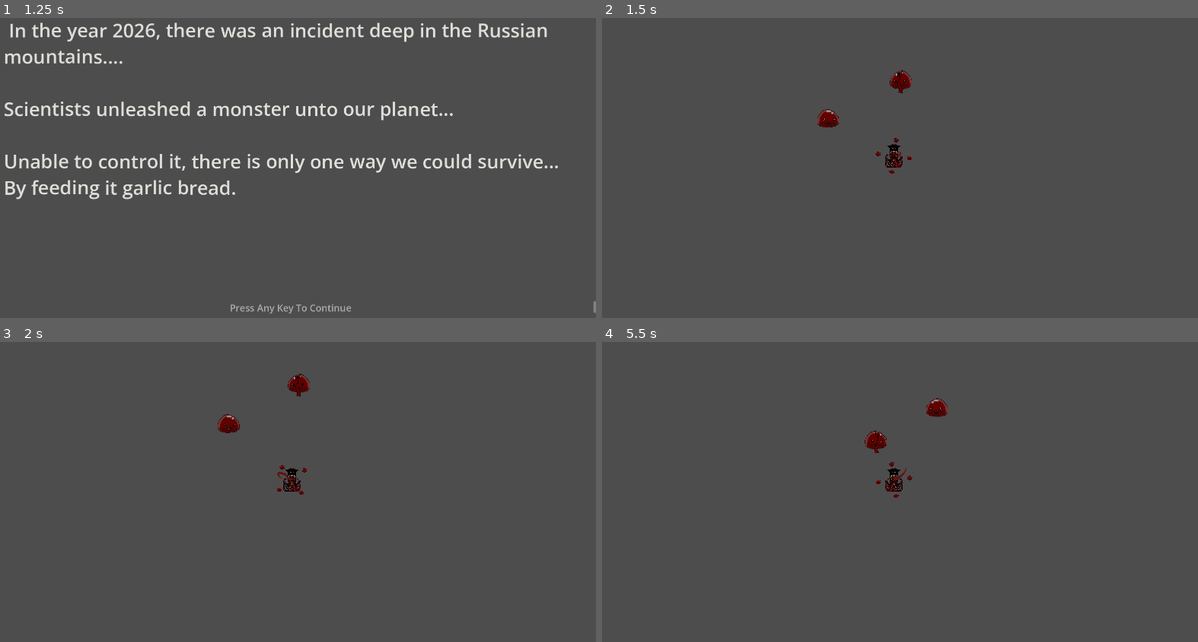
Above: before the commit, frames 1-4 (two rows, left to right).
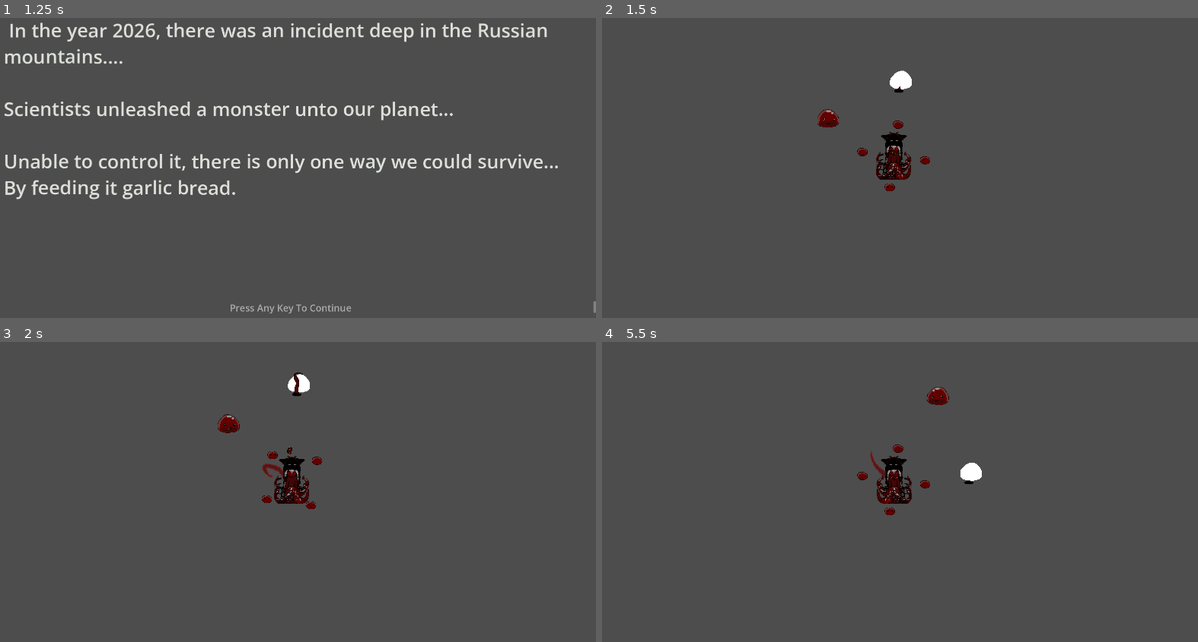
Above: after the commit, the same moments.

Repository: Falmenca/Garlic-Bread
Game: Godot game, scene res://Pages/Menus/Main_Menu.tscn
Two runs of this game, one before a commit and one after it. Both use one fixed random seed, a clock stepped at 60 frames per second and the inputs below.
Inputs (mouse positions are in pixels of both pictures, inside the frame that each line leads up to):
- Up to frame 1 (1.25 s): tap Enter (ui_accept) at 0.5 s; move the mouse to (423, 138) at 0.52 s; hold D (right) from 0.53 s (still down); hold Enter (ui_accept) from 0.53 s (still down); click (423, 138) at 0.67 s
- Up to frame 2 (1.5 s): move the mouse to (774, 174) at 1.27 s; release D (right) at 1.28 s; release Enter (ui_accept) at 1.28 s; hold S (down) from 1.28 s (still down); tap Enter (ui_accept) at 1.35 s
- Up to frame 3 (2 s): keep holding S (down); tap Enter (ui_accept) at 1.52, 1.82 s
- Up to frame 4 (5.5 s): move the mouse to (953, 405) at 2.02 s; release S (down) at 2.03 s; hold D (right) 2.03-2.78 s; hold Enter (ui_accept) 2.03-2.78 s; move the mouse to (864, 549) at 2.77 s; hold Up (ui_up) 2.78-3.53 s; tap Enter (ui_accept) at 2.85, 3.02, 3.32, 4.35, 4.52, 4.82 s; click (864, 549) at 2.92 s; move the mouse to (1078, 531) at 3.52 s; hold Enter (ui_accept) 3.53-4.28 s; hold A (left) 3.53-5.03 s; move the mouse to (709, 429) at 4.27 s; move the mouse to (923, 480) at 5.02 s; hold S (down) from 5.03 s (still down); hold Enter (ui_accept) from 5.03 s (still down); click (923, 480) at 5.17 s

Frame 1 is identical in both runs. In frame 2, 0.9% of the frame differs, in the area x 42-56%, y 17-58%; in frame 3, 1.1%; in frame 4, 1.5%, in the area x 42-64%, y 14-58%.

Commit message:
orb and grab
orb, grab and whipp work, lacking stat adjustement like damage attack speed, level, etc.

Diff:
--- a/garlic/Levels/01/Level_1.tscn
+++ b/garlic/Levels/01/Level_1.tscn
@@ -1,13 +1,13 @@
 [gd_scene format=3 uid="uid://dlgexqpnls33n"]
 
 [ext_resource type="PackedScene" uid="uid://dwcp4mrk143jq" path="res://Scripts/Player/goregirl.tscn" id="1_48qom"]
+[ext_resource type="Script" uid="uid://3ydraraalisp" path="res://Scripts/Player/attackspawner.gd" id="4_7rj6t"]
 [ext_resource type="PackedScene" uid="uid://bkoag1up2hdio" path="res://Scripts/Utilities/Pause.tscn" id="10_l27a8"]
 [ext_resource type="Script" uid="uid://b6h2qhu63w5lb" path="res://Scripts/enemy/enemySpawner.gd" id="11_48qom"]
 
 [node name="Level1" type="Node2D" unique_id=810896735]
 
 [node name="Goregirl" parent="." unique_id=435559364 instance=ExtResource("1_48qom")]
-scale = Vector2(0.5, 0.5)
 motion_mode = 0
 speed = 800
 
@@ -18,3 +18,6 @@
 
 [node name="EnemySpawner" type="Node" parent="." unique_id=223161783]
 script = ExtResource("11_48qom")
+
+[node name="AttackSpawner" type="Node" parent="." unique_id=1993786272]
+script = ExtResource("4_7rj6t")
--- a/garlic/Scripts/Attacks/grab.gd
+++ b/garlic/Scripts/Attacks/grab.gd
@@ -1,26 +1,47 @@
 extends Node2D
 
-var closest
-var timer = 1.0
+var level
+var target
+var timer = 4
+var dmg_timer = 4
+var dmg_tick_length = 0.5
+var damage = 1
 var stored_speed
+@onready var anim = $AnimationPlayer
 
 func _ready() -> void:
-	closest = Global.find_closest_in_group(global_position, "enemies")
-	if closest:
-		global_position = closest.global_position
-		stored_speed = closest.speed
-		closest.speed = 0
-		z_index = closest.z_index+1
+	#looks for valid target if no enemies spawned disappear
+	target = Global.find_closest_in_group(global_position, "enemies")
+	if target:
+		global_position = target.global_position
+		stored_speed = target.speed
+		target.speed = 0
+		z_index = target.z_index+1
+		anim.play("attack")
+		anim.animation_finished.connect(func(anim_name):
+			if anim_name == "attack":
+				anim.play("loop"))
 	else:
 		queue_free()
 
 func _physics_process(delta: float) -> void:
-	if closest:
-		global_position = closest.global_position
+	#single target damage handling, no hitboxes
+	if is_instance_valid(target):
 		if timer > 0:
-			timer-=delta
+			if timer < dmg_timer:
+				damage_enemy()
+				dmg_timer -= dmg_tick_length
+			timer -= delta
 		else:
-			closest.speed = stored_speed
+			target.speed = stored_speed
 			queue_free()
 	else:
 		queue_free()
+
+
+func damage_enemy() -> void:
+	if target.health<damage:
+		target._death()
+		queue_free()
+	else:
+		target.take_damage(damage)
--- a/garlic/Scripts/Attacks/grab.tscn
+++ b/garlic/Scripts/Attacks/grab.tscn
@@ -3,10 +3,70 @@
 [ext_resource type="Script" uid="uid://ctb58jvrr70v0" path="res://Scripts/Attacks/grab.gd" id="1_dwqbd"]
 [ext_resource type="Texture2D" uid="uid://jfcmhl7wp2uv" path="res://Assets/Attacks/grabby.png" id="2_dwqbd"]
 
+[sub_resource type="Animation" id="Animation_dwqbd"]
+length = 0.001
+tracks/0/type = "value"
+tracks/0/imported = false
+tracks/0/enabled = true
+tracks/0/path = NodePath("Sprite2D:frame")
+tracks/0/interp = 1
+tracks/0/loop_wrap = true
+tracks/0/keys = {
+"times": PackedFloat32Array(0),
+"transitions": PackedFloat32Array(1),
+"update": 1,
+"values": [0]
+}
+
+[sub_resource type="Animation" id="Animation_s4slw"]
+resource_name = "attack"
+step = 0.1
+tracks/0/type = "value"
+tracks/0/imported = false
+tracks/0/enabled = true
+tracks/0/path = NodePath("Sprite2D:frame")
+tracks/0/interp = 1
+tracks/0/loop_wrap = true
+tracks/0/keys = {
+"times": PackedFloat32Array(0, 0.1, 0.2, 0.3, 0.4, 0.5, 0.6, 0.7, 0.8),
+"transitions": PackedFloat32Array(1, 1, 1, 1, 1, 1, 1, 1, 1),
+"update": 1,
+"values": [0, 1, 2, 3, 4, 5, 6, 7, 8]
+}
+
+[sub_resource type="Animation" id="Animation_f23fv"]
+resource_name = "loop"
+loop_mode = 1
+step = 0.125
+tracks/0/type = "value"
+tracks/0/imported = false
+tracks/0/enabled = true
+tracks/0/path = NodePath("Sprite2D:frame")
+tracks/0/interp = 1
+tracks/0/loop_wrap = true
+tracks/0/keys = {
+"times": PackedFloat32Array(0, 0.125, 0.25, 0.375, 0.5, 0.625, 0.75),
+"transitions": PackedFloat32Array(1, 1, 1, 1, 1, 1, 1),
+"update": 1,
+"values": [8, 9, 10, 11, 10, 9, 8]
+}
+
+[sub_resource type="AnimationLibrary" id="AnimationLibrary_edq8g"]
+_data = {
+&"RESET": SubResource("Animation_dwqbd"),
+&"attack": SubResource("Animation_s4slw"),
+&"loop": SubResource("Animation_f23fv")
+}
+
 [node name="Grab" type="Node2D" unique_id=1638182750]
 script = ExtResource("1_dwqbd")
 
 [node name="Sprite2D" type="Sprite2D" parent="." unique_id=1799213531]
-position = Vector2(31, -3)
-scale = Vector2(2, 2)
+position = Vector2(-27, -55)
+scale = Vector2(1.5, 1.5)
 texture = ExtResource("2_dwqbd")
+hframes = 3
+vframes = 4
+
+[node name="AnimationPlayer" type="AnimationPlayer" parent="." unique_id=1745531743]
+libraries/ = SubResource("AnimationLibrary_edq8g")
--- a/garlic/Scripts/Attacks/orbital.gd
+++ b/garlic/Scripts/Attacks/orbital.gd
@@ -1,5 +1,6 @@
 extends Node2D
 
+var level
 var closest
 var orb_distance=500
 var orb_count=1
@@ -18,8 +19,7 @@
 
 func _physics_process(delta: float) -> void:
 	for i in range(orbs.size()):
-		orbs[i].position = pos_on_circle(orb_distance, (current_angle+i)*TAU/orbs.size())
+		orbs[i].position = Global.player.position + pos_on_circle(orb_distance, (current_angle+i)*TAU/orbs.size())
 	current_angle += delta
-
 func pos_on_circle(distance: int, angle: float) -> Vector2:
 	return Vector2(cos(angle), sin(angle))*distance
--- a/garlic/Scripts/Attacks/orbital.tscn
+++ b/garlic/Scripts/Attacks/orbital.tscn
@@ -2,17 +2,30 @@
 
 [ext_resource type="Script" uid="uid://ct6nnhc7j05j4" path="res://Scripts/Attacks/orbital.gd" id="1_n8530"]
 [ext_resource type="Texture2D" uid="uid://c86j0jxi8sv7b" path="res://Assets/Enemy/goreslime spritesheet.png" id="2_3qh5d"]
+[ext_resource type="Script" uid="uid://dwed140n0wta7" path="res://Scripts/hitbox.gd" id="3_cqhkt"]
+
+[sub_resource type="CircleShape2D" id="CircleShape2D_247oy"]
+radius = 80.00625
 
 [node name="Orbital" type="Node2D" unique_id=506878377]
 script = ExtResource("1_n8530")
 
 [node name="Orb" type="Node2D" parent="." unique_id=1723026768]
 
-[node name="GoreslimeSpritesheet" type="Sprite2D" parent="Orb" unique_id=1778417521]
+[node name="Sprite2D" type="Sprite2D" parent="Orb" unique_id=1778417521]
 position = Vector2(-53, -258)
 texture = ExtResource("2_3qh5d")
 hframes = 3
 vframes = 3
 frame = 4
 
+[node name="Hitbox" type="Area2D" parent="Orb" unique_id=1857187604]
+collision_layer = 2
+collision_mask = 4
+script = ExtResource("3_cqhkt")
+metadata/_custom_type_script = "uid://dwed140n0wta7"
+
+[node name="CollisionShape2D" type="CollisionShape2D" parent="Orb/Hitbox" unique_id=44565491]
+shape = SubResource("CircleShape2D_247oy")
+
 [node name="Camera2D" type="Camera2D" parent="." unique_id=270903516]
--- a/garlic/Scripts/Attacks/poison.gd
+++ b/garlic/Scripts/Attacks/poison.gd
@@ -1,27 +1,28 @@
 extends Node2D
 
-var distance = randf_range(200,400)
-var closest
+var level
+var distance = randf_range(400,1000)
+var target
 var angle
 var land_pos: Vector2
 var speed = 200
 
 func _ready() -> void:
 	#creates a annular sector towards the enemy where the potato lands
-	closest = Global.find_closest_in_group(global_position, "enemies")
-	if closest:
-		angle = global_position.angle_to_point(closest.global_position) + randf_range(-TAU/12, TAU/12)
+	target = Global.find_closest_in_group(global_position, "enemies")
+	if target:
+		angle = global_position.angle_to_point(target.global_position) + randf_range(-TAU/12, TAU/12)
 	else:
 		angle = randf_range(0,TAU)
 	land_pos = global_position + Vector2(cos(angle), sin(angle)) * distance
 
 
 func _physics_process(delta: float) -> void:
-	var velocity = (land_pos - global_position).normalized()
-	$Sprite2D.rotate(delta*3)
 	if global_position.distance_to(land_pos) < 10:
 		explode()
-	position = velocity * delta * speed
+	$Sprite2D.rotate(delta*3)
+	var velocity = (land_pos - global_position).normalized()
+	global_position += velocity * delta * speed
 
 func explode() -> void:
 	queue_free()
--- a/garlic/Scripts/Attacks/poison.tscn
+++ b/garlic/Scripts/Attacks/poison.tscn
@@ -7,5 +7,4 @@
 script = ExtResource("1_oerb4")
 
 [node name="Sprite2D" type="Sprite2D" parent="." unique_id=1846849413]
-scale = Vector2(2, 2)
 texture = ExtResource("2_1vo6e")
--- a/garlic/Scripts/Attacks/whipp.gd
+++ b/garlic/Scripts/Attacks/whipp.gd
@@ -1,9 +1,11 @@
 extends Node2D
 
+var level
 var anim_node: AnimationPlayer
 var closest
 
 func _ready() -> void:
+	z_index = Global.player.z_index-1
 	anim_node = $Sprite2D/AnimationPlayer
 	closest = Global.find_closest_in_group(global_position, "enemies")
 	if closest:
@@ -11,6 +13,7 @@
 	anim_node.play("attack")
 
 func _physics_process(delta: float) -> void:
+	position = Global.player.position
 	anim_node.animation_finished.connect(func(anim_name):
 		if anim_name == "attack":
 			queue_free()
--- a/garlic/Scripts/Player/attackspawner.gd
+++ b/garlic/Scripts/Player/attackspawner.gd
@@ -1,24 +1,35 @@
-extends Node2D
+extends Node
+
 var attacks: Dictionary[String, PackedScene] = {
 	"whipp": preload("res://Scripts/Attacks/whipp.tscn"),
 	"poison": preload("res://Scripts/Attacks/poison.tscn"),
 	"orbital": preload("res://Scripts/Attacks/orbital.tscn"),
 	"grab": preload("res://Scripts/Attacks/grab.tscn")
 }
-
-func _ready() -> void:
-	pass
+var attack_levels: Dictionary[String, int] = {
+	"whipp": 1,
+	"poison": 1,
+	"orbital": 1,
+	"grab": 1
+}
+# every attack needs modifiable traits like:
+#	>timer between attacks
+#	>damage
+#	>
 
 func _physics_process(delta: float) -> void:
 	#if(get_tree().get_nodes_in_group("enemies")):
-		for attack in attacks:
-			if not get_tree().get_first_node_in_group(attack): #replace with attack timer
-				spawn_attack(attacks[attack], attack)
+	if is_instance_valid(Global.player):
+		for attack_name in attacks:
+			if not get_tree().get_first_node_in_group(attack_name) and attack_levels[attack_name]>0:
+				var attack = spawn_attack(attacks[attack_name], attack_name)
+				attack.level = attack_levels[attack_name]
 
 
 func spawn_attack(attack_bp: Resource, attack_name: String) -> Node:
 	## Turn Resource into child Node and add it to appropriate groups
 	var attack_node: Node2D = attack_bp.instantiate()
+	attack_node.position = Global.player.position
 	add_child(attack_node)
 	attack_node.add_to_group("attacks")
 	attack_node.add_to_group(attack_name)
--- a/garlic/Scripts/Player/goregirl.tscn
+++ b/garlic/Scripts/Player/goregirl.tscn
@@ -3,7 +3,6 @@
 [ext_resource type="Texture2D" uid="uid://lfqn8biumi7e" path="res://Assets/Player/Goregirl/goregirl1.png" id="1_ca6i5"]
 [ext_resource type="Script" uid="uid://5ehwfwddrkl5" path="res://Scripts/Player/goregirl.gd" id="1_ekb72"]
 [ext_resource type="PackedScene" uid="uid://bdrc50ve4q5d8" path="res://Scripts/hurtbox.tscn" id="3_7vfvk"]
-[ext_resource type="Script" uid="uid://3ydraraalisp" path="res://Scripts/Player/attackspawner.gd" id="4_rx7wt"]
 
 [sub_resource type="RectangleShape2D" id="RectangleShape2D_7vfvk"]
 size = Vector2(10.121148, 15.781589)
@@ -44,6 +43,3 @@
 
 [node name="AnimatedSprite2D" type="AnimatedSprite2D" parent="RotationOffset" unique_id=1249122016]
 sprite_frames = SubResource("SpriteFrames_ekb72")
-
-[node name="AttackSpawner" type="Node2D" parent="RotationOffset" unique_id=1474298817]
-script = ExtResource("4_rx7wt")
--- a/garlic/Scripts/global.gd
+++ b/garlic/Scripts/global.gd
@@ -7,12 +7,12 @@
 
 
 func find_closest_in_group(position: Vector2, group_name: String) -> CharacterBody2D:
-	##Returns closest node from set position from nodes in group of set group name
+	##Returns closest alive (health>0) node from set position from nodes in group of set group name
 	var closest_dist = 0
 	var closest: Node
 	for node in get_tree().get_nodes_in_group(group_name):
 		var dist = position.distance_to(node.position)
-		if dist < closest_dist or not closest_dist:
+		if dist < closest_dist or not closest_dist and node.health>0:
 			closest_dist = dist
 			closest = node
 	return closest
Binary file changed: garlic/Assets/Attacks/grabby.png
